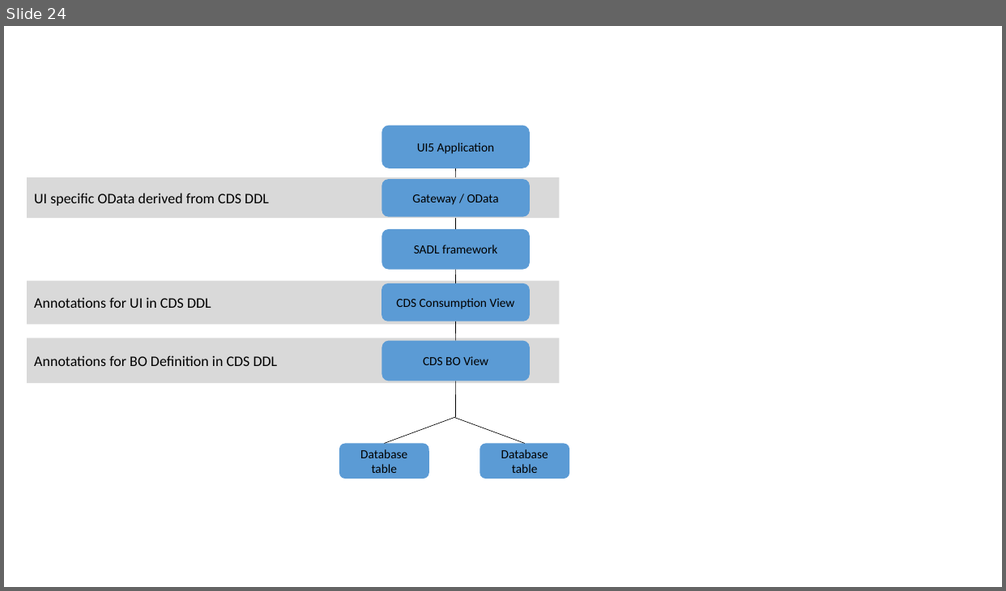
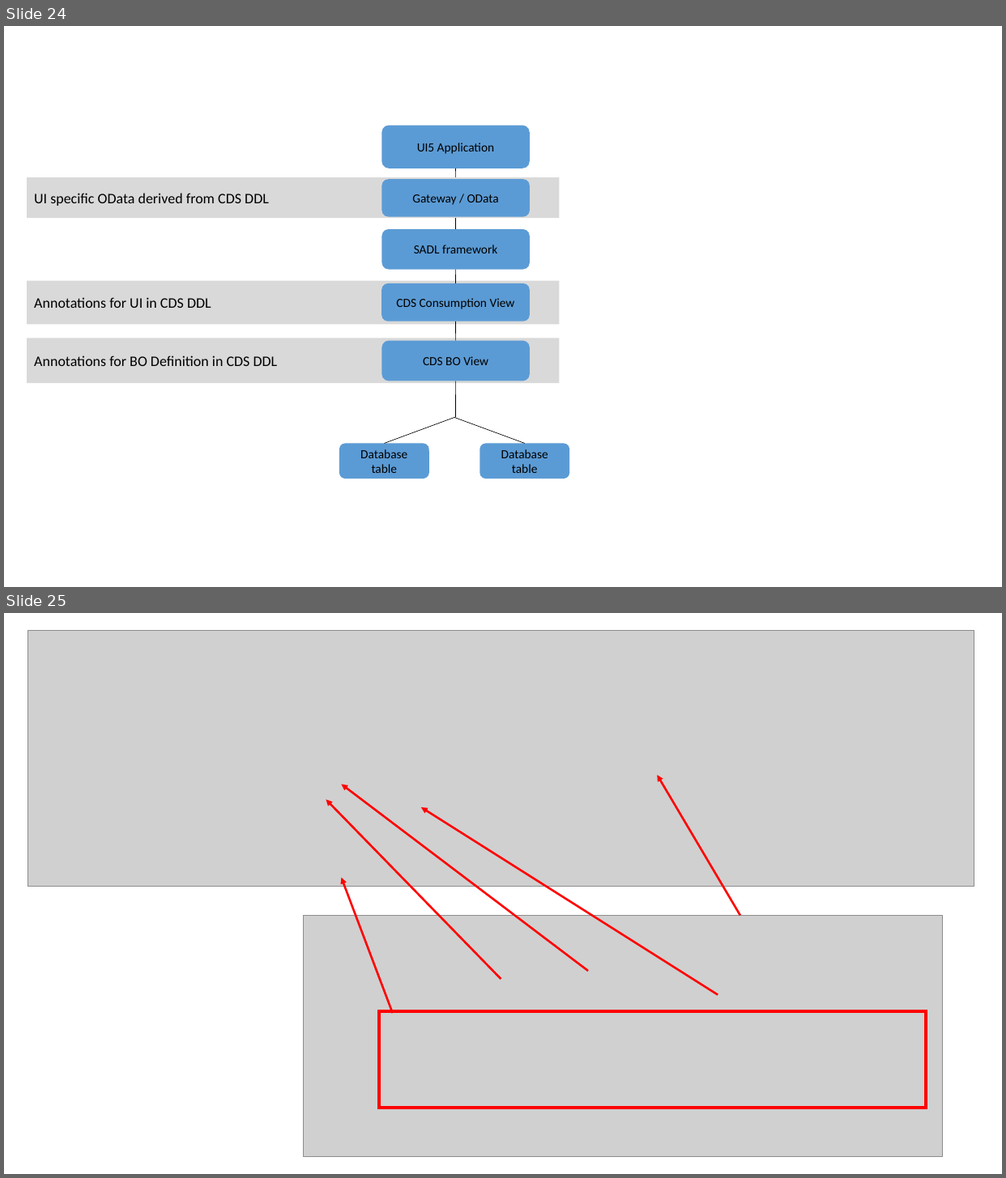
Before and after one commit to mxpang/jerryslide, a slide deck: Jerry.pptx. Shown one above the other, each under a label of ours: slide 24 before the commit, slides 24 and 25 after it. The pictures are 1006x591 and 1006x1178 pixels, drawn with LibreOffice and Linux fonts; fonts in the diff are those of the drawing; grey boxes stand for pictures. Boxes give left, top, right and bottom in pixels: in the first picture for what was removed or moved away, otherwise in the second. Text is boxed around its words. In the diff, an @@ line names an element or a change of style, - is before the commit and + after.

Commit message:
add annotation part

```diff
--- a/Jerry.pptx
+++ b/Jerry.pptx
@@ slide 25 added at [4,613,1002,1174], background #FFFFFF @@
@@ picture added at [28,630,974,886] @@
@@ arrow added from (740, 915) to (658, 775), #FF0000 2 pt @@
@@ arrow added from (501, 979) to (326, 799), #FF0000 2 pt @@
@@ arrow added from (588, 971) to (342, 785), #FF0000 2 pt @@
@@ arrow added from (718, 995) to (421, 807), #FF0000 2 pt @@
@@ arrow added from (393, 1013) to (342, 878), #FF0000 2 pt @@
@@ picture added at [303,915,942,1157] @@
@@ rectangle added at [379,1012,926,1109], outline #FF0000 3 pt @@
```
